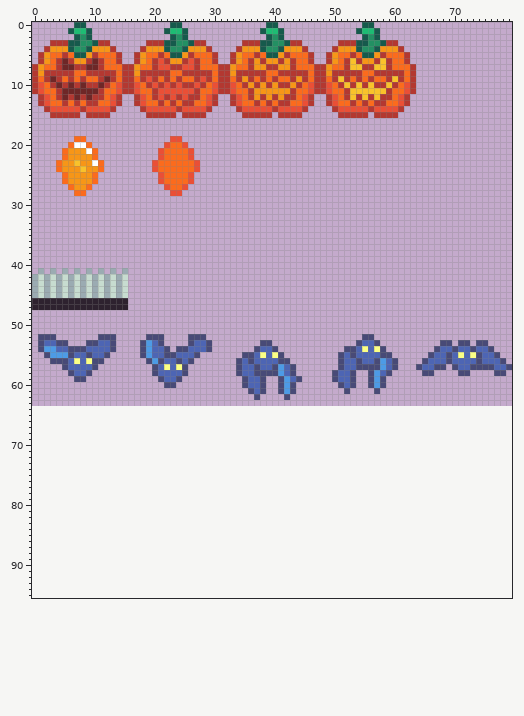
Pixel-art file -- assets/sprites/obstacles.aseprite. That is the earlier state.
80x64 pixels, 1 frame. The old version is drawn lined up with the new one, on the new canvas.
After the commit:
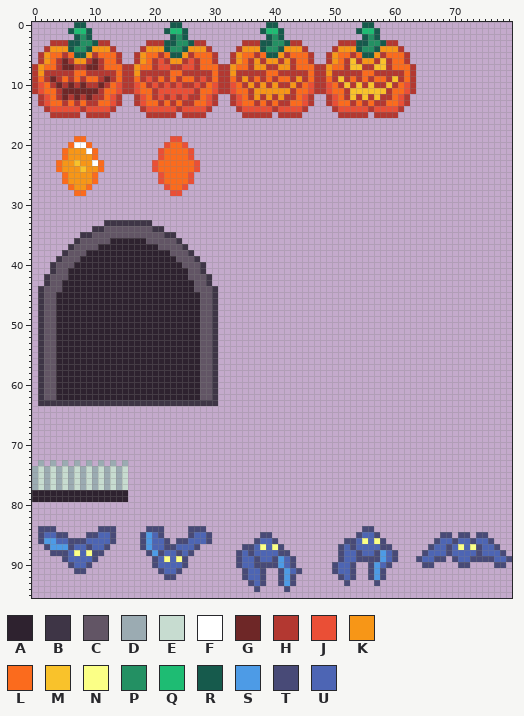
Palette (. is transparent): A #2e222f  B #3e3546  C #625565  D #9babb2  E #c7dcd0  F #ffffff  G #6e2727  H #b33831  J #ea4f36  K #f79617  L #fb6b1d  M #f9c22b  N #fbff86  P #239063  Q #1ebc73  R #165a4c  S #4d9be6  T #484a77  U #4d65b4
Diff:
canvas 80x64 -> 80x96
Changed rows in their new state; - is an unchanged pixel.
first column x 0:
33 ------------BBBBBBBB------------------------------------------------------------
34 ----------BBCCCCCCCCBB----------------------------------------------------------
35 --------BBCCCCCCCCCCCCBB--------------------------------------------------------
36 -------BCCCCCAAAAAACCCCCB-------------------------------------------------------
37 ------BCCCCAAAAAAAAAACCCCB------------------------------------------------------
38 -----BCCCAAAAAAAAAAAAAACCCB-----------------------------------------------------
39 ----BCCCAAAAAAAAAAAAAAAACCCB----------------------------------------------------
40 ---BCCCAAAAAAAAAAAAAAAAAACCCB---------------------------------------------------
41 -.-BCCAAAAAAAAAAAAAAAAAAAACCB---------------------------------------------------
42 ..BCCCAAAAAAAAAAAAAAAAAAAACCCB--------------------------------------------------
43 ..BCCAAAAAAAAAAAAAAAAAAAAAACCB--------------------------------------------------
44 .BCCCAAAAAAAAAAAAAAAAAAAAAACCCB-------------------------------------------------
45 .BCCAAAAAAAAAAAAAAAAAAAAAAAACCB-------------------------------------------------
46 .BCC------------AAAAAAAAAAAACCB-------------------------------------------------
47 .BCC------------AAAAAAAAAAAACCB-------------------------------------------------
48 -BCCAAAAAAAAAAAAAAAAAAAAAAAACCB-------------------------------------------------
49 -BCCAAAAAAAAAAAAAAAAAAAAAAAACCB-------------------------------------------------
50 -BCCAAAAAAAAAAAAAAAAAAAAAAAACCB-------------------------------------------------
51 -BCCAAAAAAAAAAAAAAAAAAAAAAAACCB-------------------------------------------------
52 -BCCAAAAAAAAAAAAAAAAAAAAAAAACCB------------------------..-----------------------
53 -BCCAAAAAAAAAAAAAAAAAAAAAAAACCB-------..--------------....----------..-..-..----
54 -BCCAAAAAAAAAAAAAAAAAAAAAAAACCB------....-----------.......--------..........---
55 -BCCAAAAAAAAAAAAAAAAAAAAAAAACCB----.......---------.........------............--
56 -BCCAAAAAAAAAAAAAAAAAAAAAAAACCB---.........--------..........----..............-
57 -BCCAAAAAAAAAAAAAAAAAAAAAAAACCB---..........-------..........---.....-..........
58 -BCCAAAAAAAAAAAAAAAAAAAAAAAACCB---..........------....--....-----..----..----..-
59 -BCCAAAAAAAAAAAAAAAAAAAAAAAACCB----....--....-----....--...---------------------
60 -BCCAAAAAAAAAAAAAAAAAAAAAAAACCB----....--...-------...--...---------------------
61 -BCCAAAAAAAAAAAAAAAAAAAAAAAACCB-----...--...--------.----.----------------------
62 -BCCAAAAAAAAAAAAAAAAAAAAAAAACCB------.----.-------------------------------------
63 -BBBBBBBBBBBBBBBBBBBBBBBBBBBBBB-------------------------------------------------
first column x 0:
73 -D-D-D-D-D-D-D-D
74 DEDEDEDEDEDEDEDE
75 DEDEDEDEDEDEDEDE
76 DEDEDEDEDEDEDEDE
77 DEDEDEDEDEDEDEDE
78 AAAAAAAAAAAAAAAA
79 AAAAAAAAAAAAAAAA
first column x 1:
84 TTT-------TTT-----TTT----TTT--------------------------TT-----------------------
85 TUUTT---TTUUT----TSUT----TUUT--------TT--------------TUUT----------TT-TT-TT----
86 TSSUUTTTUUUUT----TSUUT-TTUUUT-------TUUT-----------TTUNUNT--------TUUTUUTUUT---
87 -TSSSTUUTUUT-----TSUUTTUUUT-------TTUNUNT---------TUTUUUUTT------TUUTUNUNTUUT--
88 --TTTUNUNTT-------TSTUUTUT-------TUTUUUUTT--------TUUTUUTSUT----TUUUTUUUUTUUUT-
89 ----TUUUUT---------TUNUNT--------TUUTUUTSUT-------TUUTTTTSUT---TUUTT-TUUTTTTUUT
90 -----TUUT----------TUUUUT--------TUUTTTTSUT------TUUT--TSUT-----TT----TT----TT-
91 ------TT------------TUUT----------TUUT--TSUT-----TUUT--TST---------------------
92 ---------------------TT-----------TUUT--TST-------TUT--TST---------------------
93 -----------------------------------TUT--TST--------T----T----------------------
94 ------------------------------------T----T-------------------------------------
Changed places in both pictures, as pixel boxes (x1, y1, x2, y2):
changed: (32, 220, 302, 406)
erased: (332, 334, 512, 394)
added: (32, 460, 128, 502)
added: (38, 526, 116, 574)
added: (140, 526, 212, 580)
added: (332, 526, 512, 586)
added: (236, 532, 302, 592)
